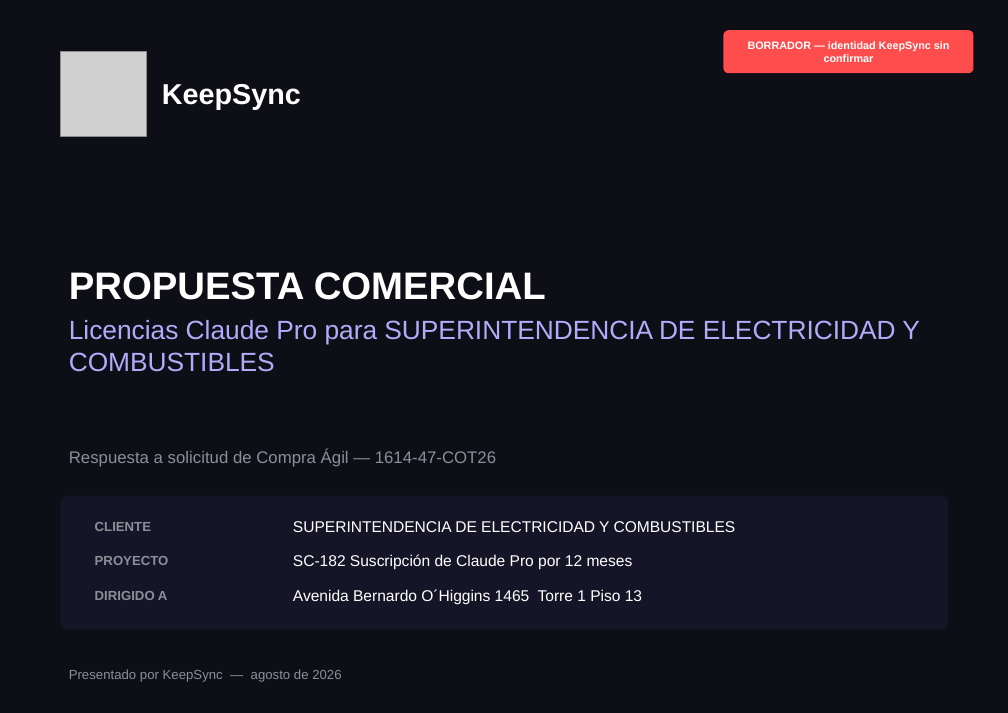
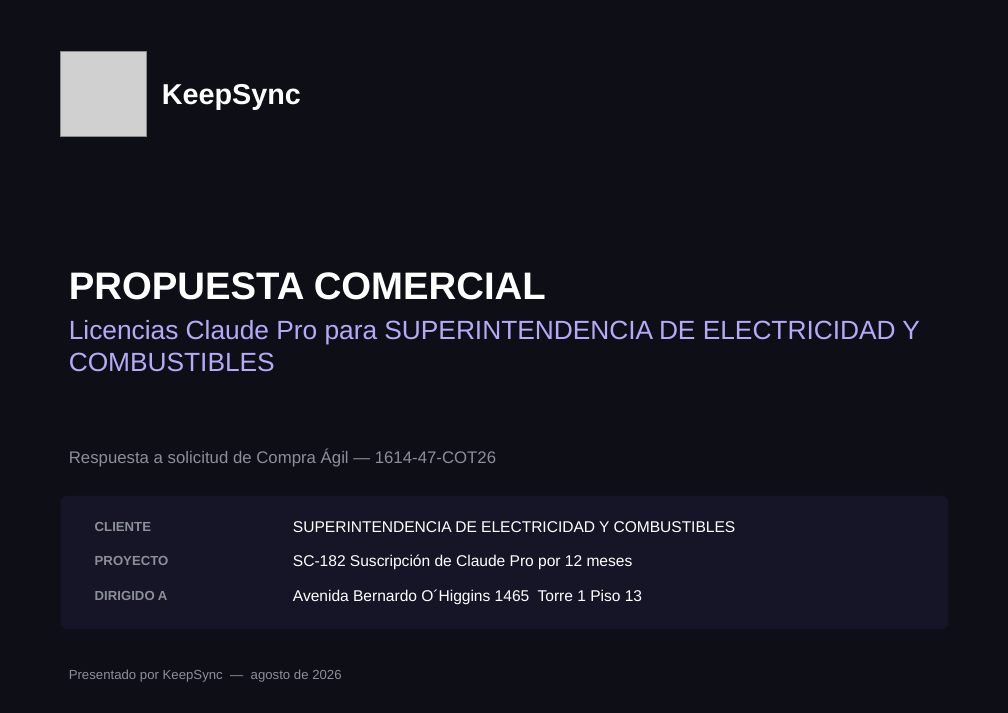
Before and after one commit to keepsync-hub/ks-compra-agil, a slide deck: slide 1 of output/1614-47-COT26/Q-20260811-SuperintendenciaDeElectricidadYCombustibles.pptx. Drawn at 1008x713 pixels with LibreOffice and Linux fonts; fonts in the diff are those of the drawing; grey boxes stand for pictures. Boxes give left, top, right and bottom in pixels: in the first picture for what was removed or moved away, otherwise in the second. Text is boxed around its words. In the diff, an @@ line names an element or a change of style, - is before the commit and + after.

```diff
--- a/output/1614-47-COT26/Q-20260811-SuperintendenciaDeElectricidadYCombustibles.pptx
+++ b/output/1614-47-COT26/Q-20260811-SuperintendenciaDeElectricidadYCombustibles.pptx
@@ rounded rectangle removed at bbox=[723, 30, 974, 73] @@
@@ text removed at bbox=[748, 41, 950, 62] @@
-BORRADOR — identidad KeepSync sin confirmar
```
Also in this commit, not shown: 1 other slide changed, 16 other files.
